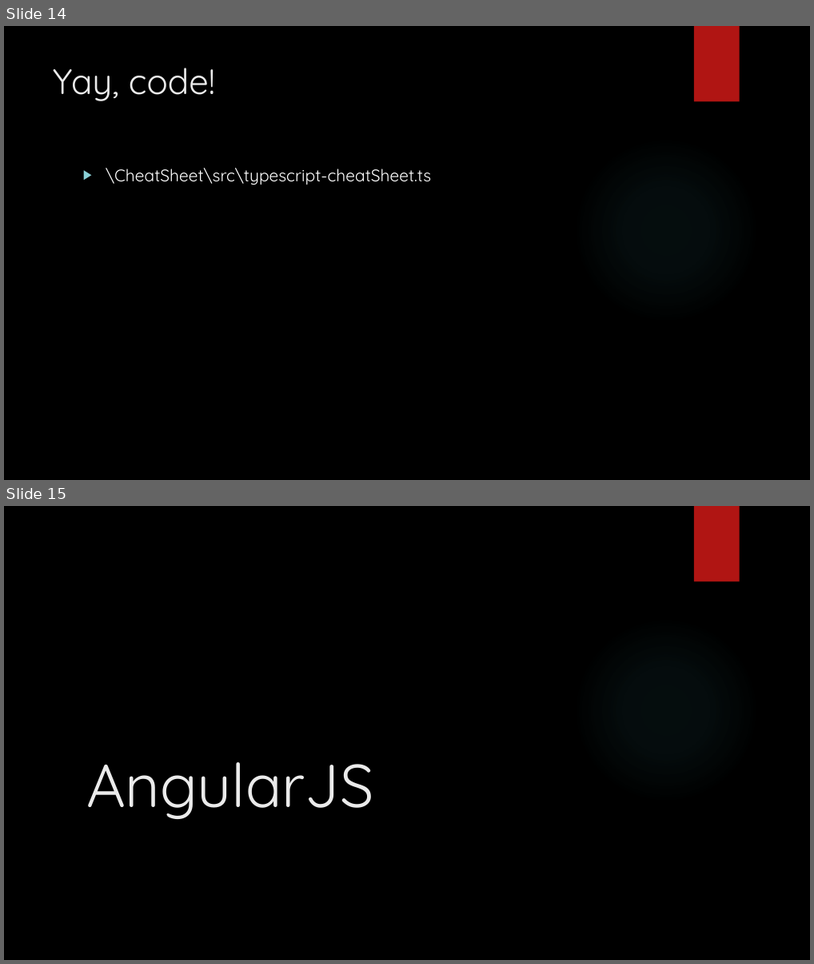
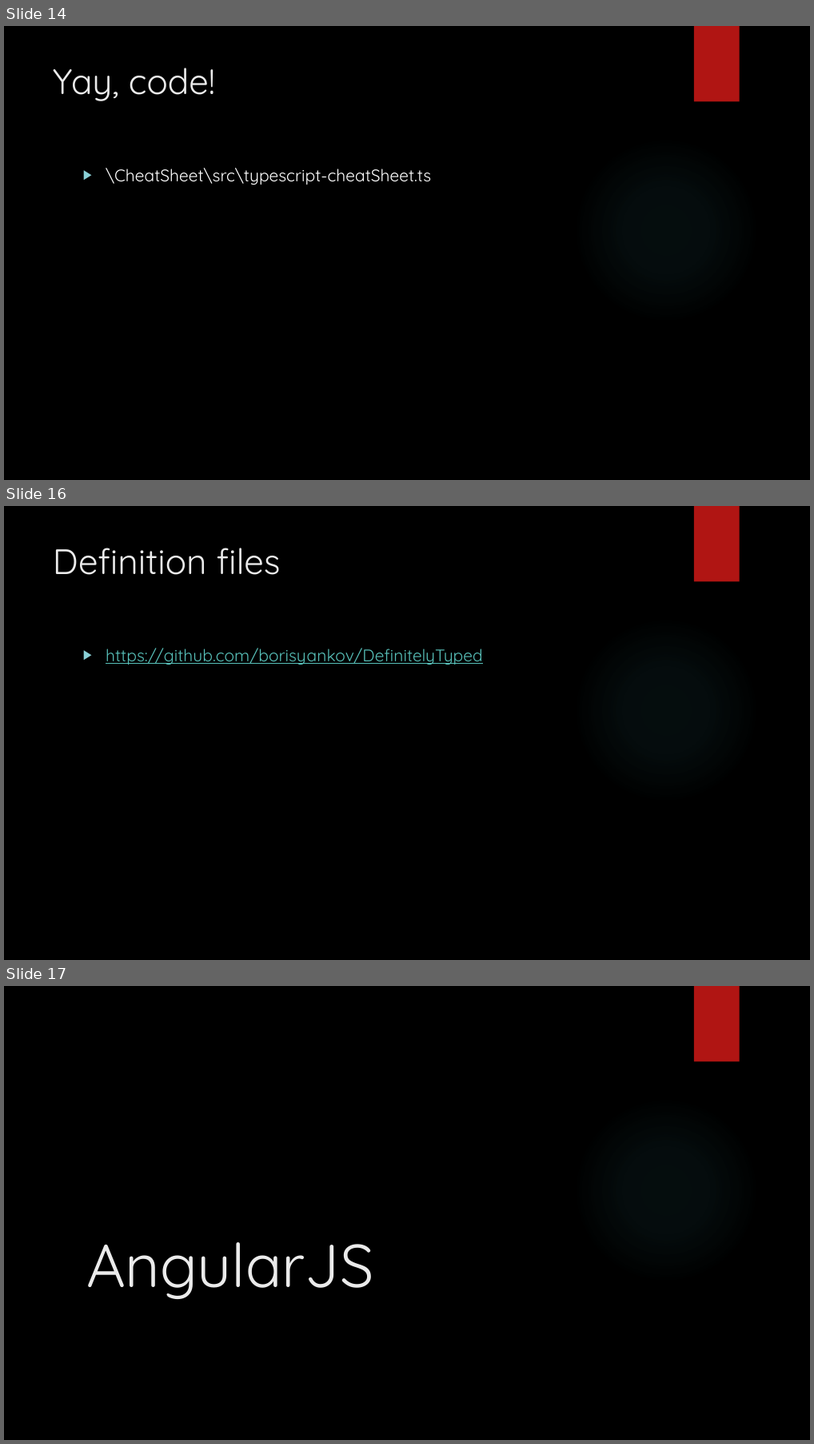
Before and after one commit to bouvet-openlab/typescript-angular-workshop, a slide deck: TypeScript.pptx. Shown one above the other, each under a label of ours: slides 14 and 15 before the commit, slides 14, 16 and 17 after it; the slides between them are not shown. The pictures are 814x964 and 814x1444 pixels, drawn with LibreOffice and Linux fonts; fonts in the diff are those of the drawing; background and template pictures are left out. Boxes give left, top, right and bottom in pixels: in the first picture for what was removed or moved away, otherwise in the second. Text is boxed around its words. In the diff, an @@ line names an element or a change of style, - is before the commit and + after.

```diff
--- a/TypeScript.pptx
+++ b/TypeScript.pptx
@@ slide 16 added at [4, 506, 810, 960], background picture (left out); not listed: 2 template elements that a slide beside it also shows @@
@@ title added at [53, 548, 281, 575], 42 pt, text #EBEBEB @@
+Definition files
@@ text added at [106, 648, 483, 664], 20 pt, text #58C1BA, underline @@
+▶ https://github.com/borisyankov/DefinitelyTyped
@@ what was slide 15 is now slide 17 @@
```
Also in this commit, not shown: 1 slide changed, 2 other slides added, 5 other files.
